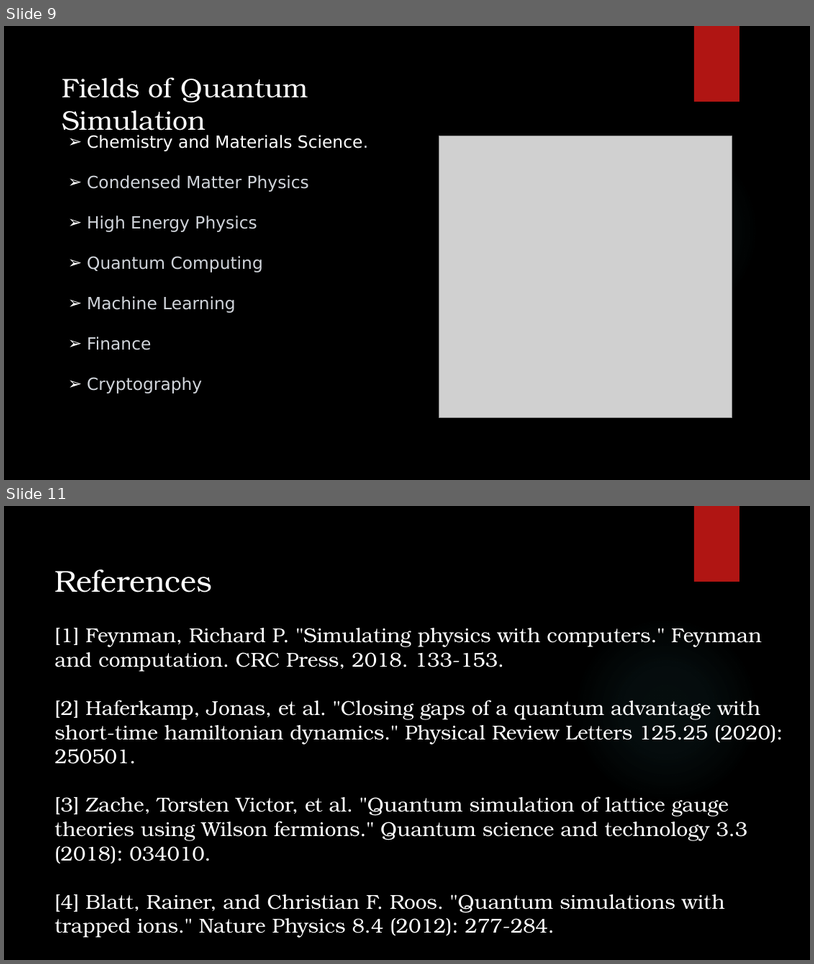
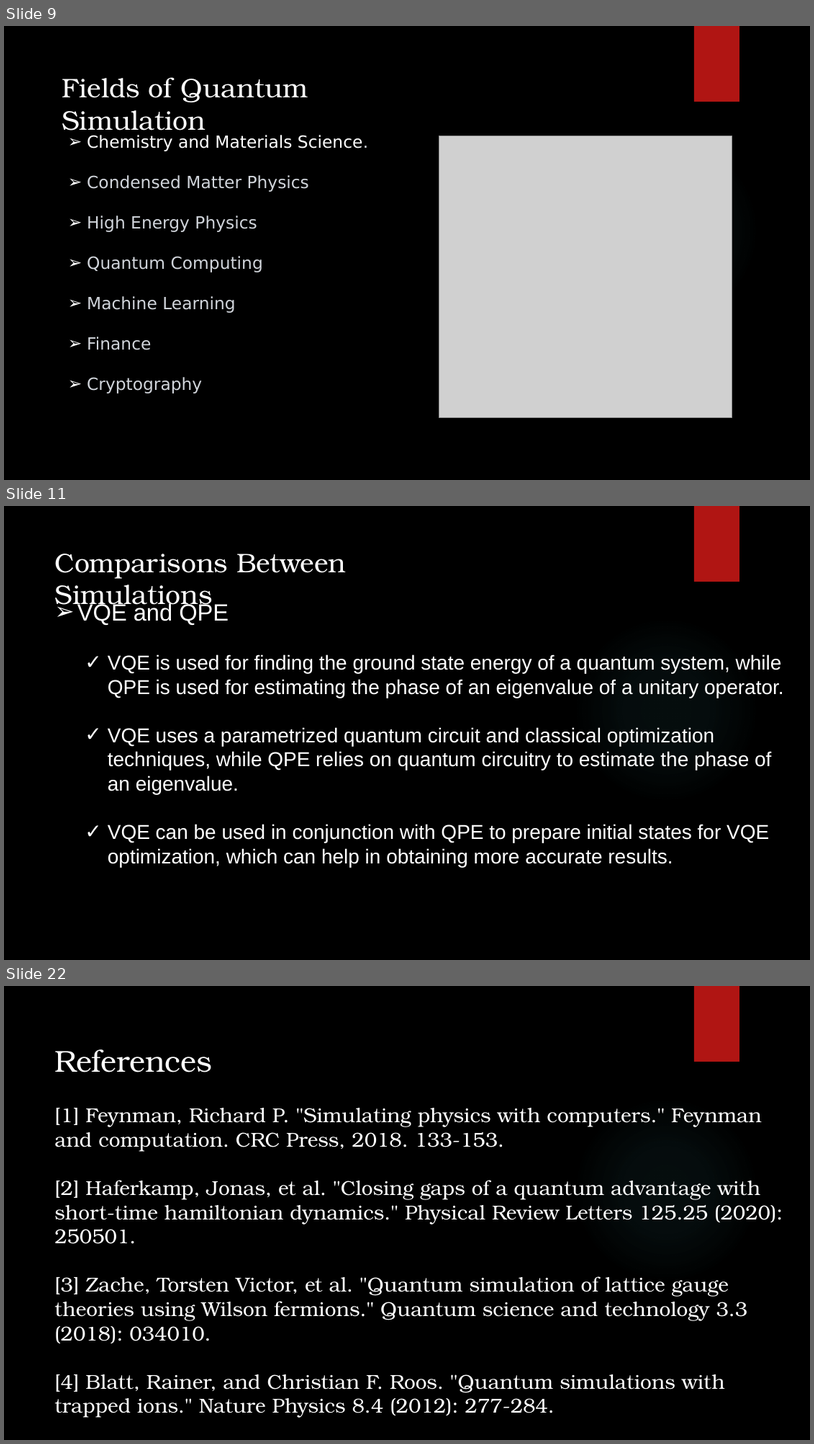
Before and after one commit to akash-rajak/Quantum-Simulation, a slide deck: Final PPT.pptx. Shown one above the other, each under a label of ours: slides 9 and 11 before the commit, slides 9, 11 and 22 after it; the slides between them are not shown. The pictures are 814x964 and 814x1444 pixels, drawn with LibreOffice and Linux fonts; fonts in the diff are those of the drawing; grey boxes stand for pictures; background and template pictures are left out. Boxes give left, top, right and bottom in pixels: in the first picture for what was removed or moved away, otherwise in the second. Text is boxed around its words. In the diff, an @@ line names an element or a change of style, - is before the commit and + after.

```diff
--- a/Final PPT.pptx
+++ b/Final PPT.pptx
@@ slide 11 added at (x1=4, y1=506, x2=810, y2=960), background picture (left out); not listed: 2 template elements that a slide beside it also shows @@
@@ text added at (x1=54, y1=554, x2=346, y2=611), 32 pt, text #FFFFFF @@
+Comparisons Between Simulations
@@ text added at (x1=77, y1=602, x2=784, y2=867), 24 pt, text #FFFFFF @@
+➢ VQE and QPE
+  ✓ VQE is used for finding the ground state energy of a quantum system, while QPE is used for estimating the phase of an eigenvalue of a unitary operator.
+  ✓ VQE uses a parametrized quantum circuit and classical optimization techniques, while QPE relies on quantum circuitry to estimate the phase of an eigenvalue.
+  ✓ VQE can be used in conjunction with QPE to prepare initial states for VQE optimization, which can help in obtaining more accurate results.
@@ what was slide 11 is now slide 22 @@
```
Also in this commit, not shown: 10 other slides added, 10 other files.
